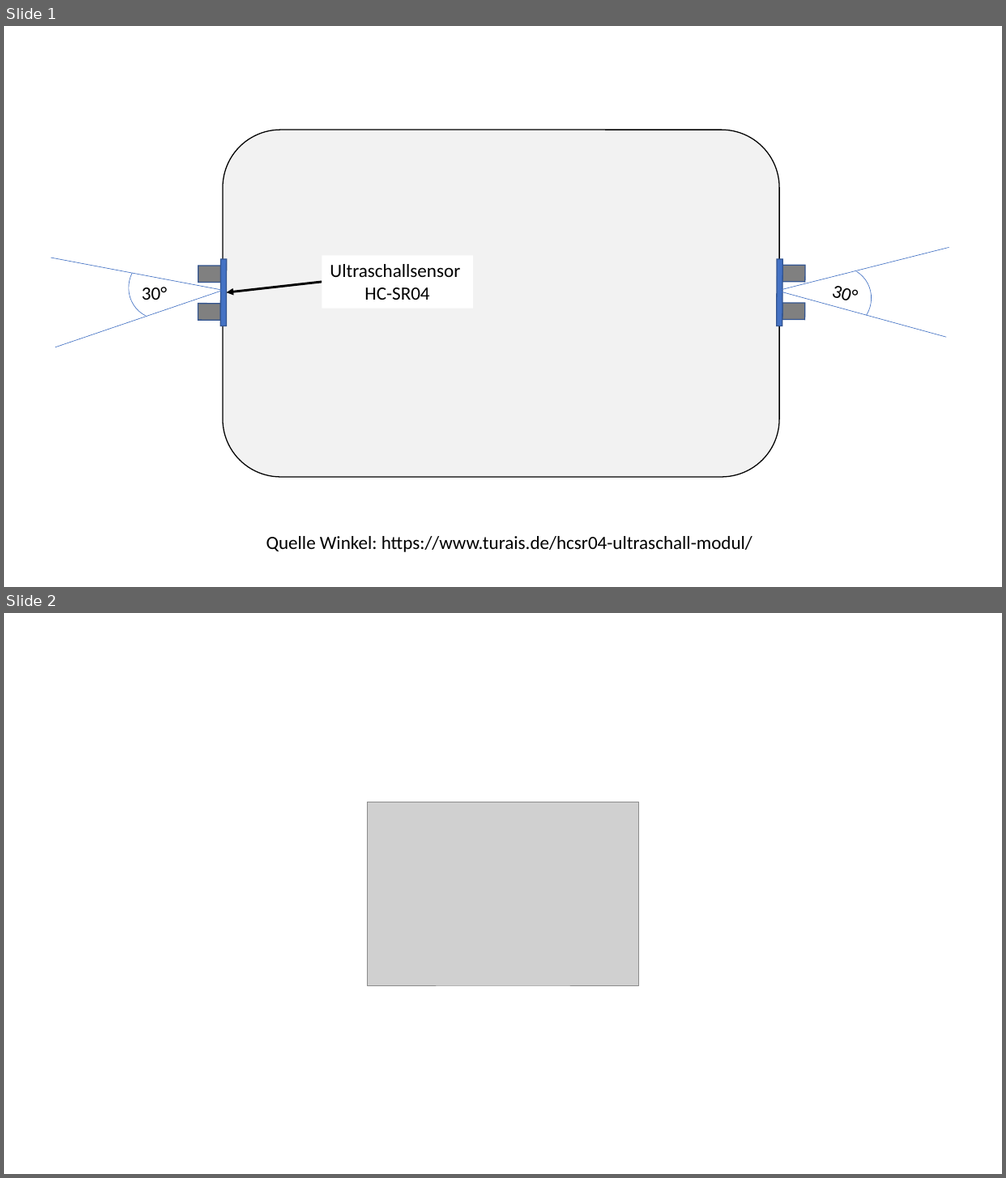
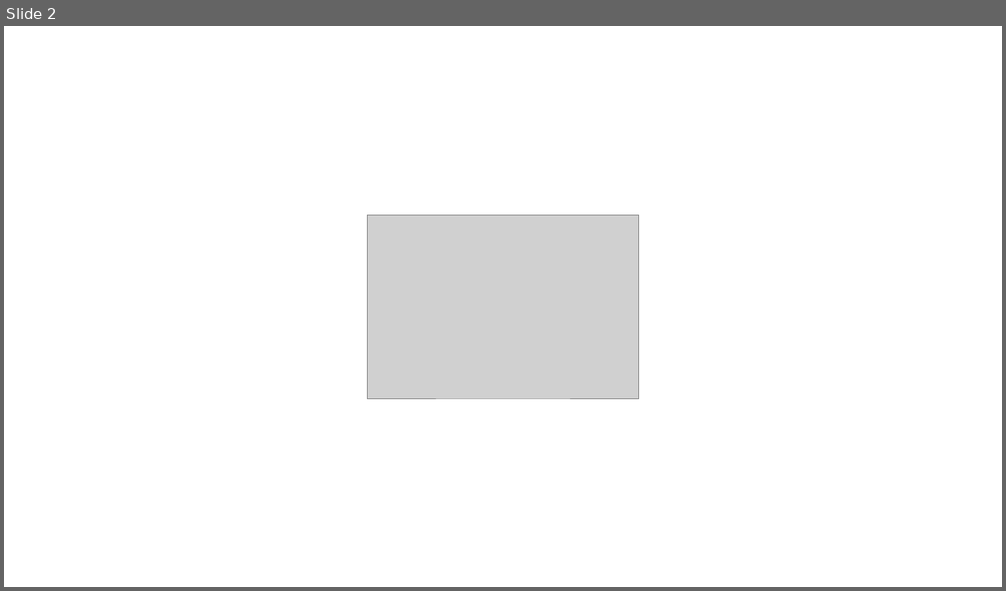
Before and after one commit to Purdbull/Studienarbeit, a slide deck: Doku/externalFiles/SensorenSchema.pptx. Shown one above the other, each under a label of ours: slides 1 and 2 before the commit, slide 2 after it. The pictures are 1006x1178 and 1006x591 pixels, drawn with LibreOffice and Linux fonts; fonts in the diff are those of the drawing; grey boxes stand for pictures. Boxes give left, top, right and bottom in pixels: in the first picture for what was removed or moved away, otherwise in the second. Text is boxed around its words. In the diff, an @@ line names an element or a change of style, - is before the commit and + after.

```diff
--- a/Doku/externalFiles/SensorenSchema.pptx
+++ b/Doku/externalFiles/SensorenSchema.pptx
@@ slide 1 removed at [4,26,1002,587], background #FFFFFF @@
@@ rounded rectangle removed at [223,130,780,477] @@
@@ rectangle removed at [198,266,220,282] @@
@@ rectangle removed at [220,259,227,327] @@
@@ rectangle removed at [322,256,473,309] @@
-Ultraschallsensor
-HC-SR04
@@ group removed at [51,244,224,347]: 2 lines, 1 arc (boxed as its full ellipse), 1 text @@
-30°
@@ arrow removed from (322, 282) to (226, 292) @@
@@ group removed at [777,248,949,344]: 3 rectangles, 2 lines, 1 arc (boxed as its full ellipse), 1 text @@
-30°
@@ rectangle removed at [198,304,220,320] @@
@@ text removed at [266,536,752,552] @@
-Quelle Winkel: https://www.turais.de/hcsr04-ultraschall-modul/
```
Also in this commit, not shown: 1 slide added, 31 other files.
